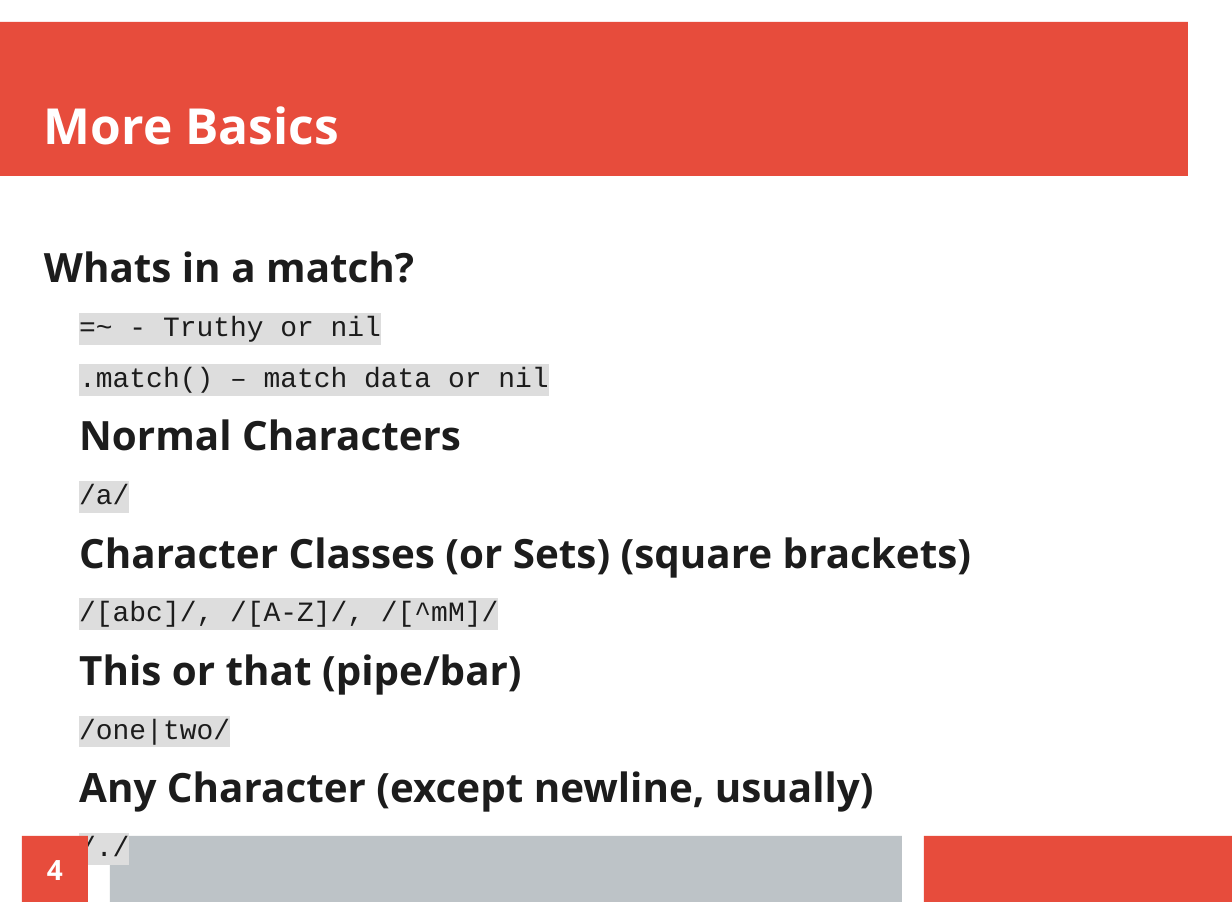
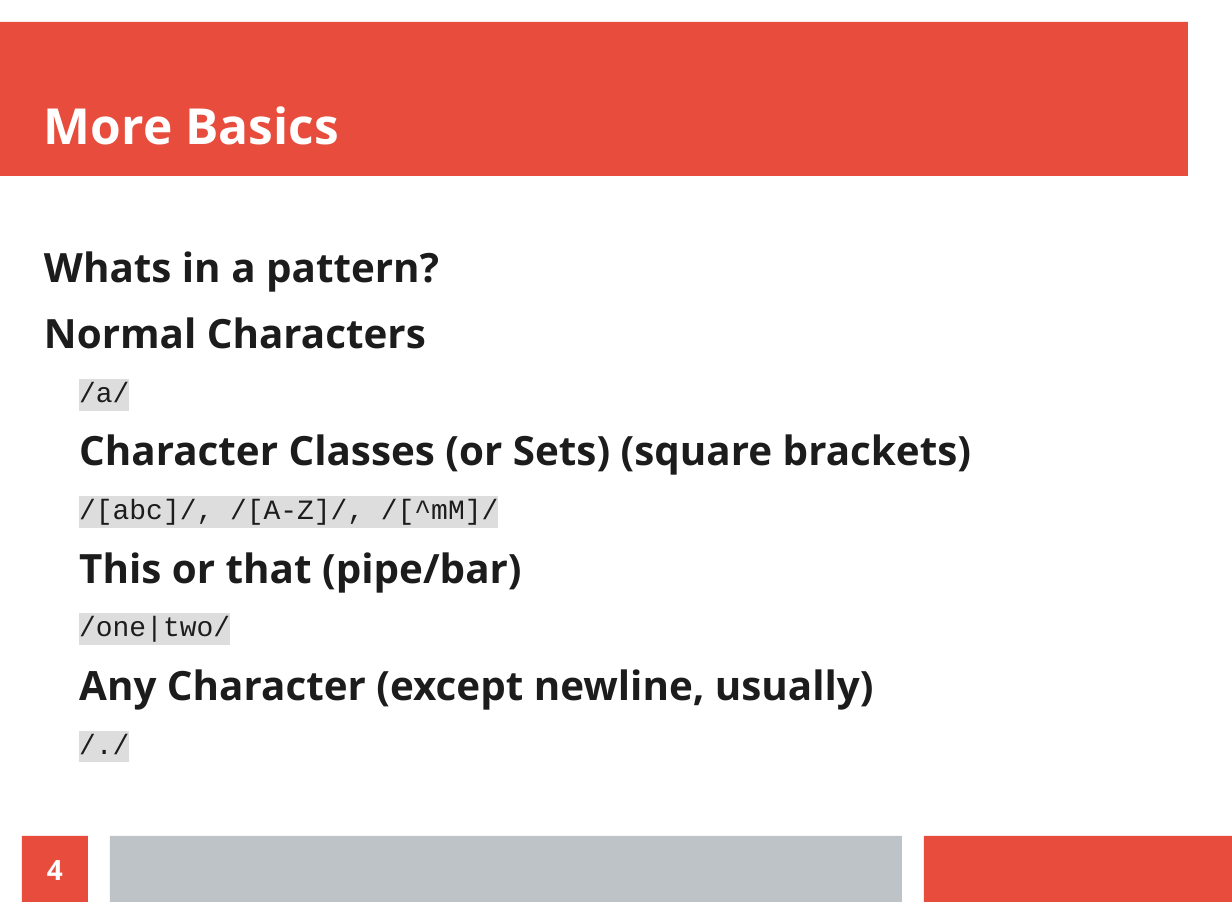
Before and after one commit to callahat/slides, a slide deck: slide 4 of 2024/crb/regexp.odp. Drawn at 1232x924 pixels with LibreOffice and Linux fonts; fonts in the diff are those of the drawing. Boxes give left, top, right and bottom in pixels: in the first picture for what was removed or moved away, otherwise in the second. Text is boxed around its words. In the diff, an @@ line names an element or a change of style, - is before the commit and + after.

```diff
--- a/2024/crb/regexp.odp
+++ b/2024/crb/regexp.odp
@@ text at bbox=[44, 251, 439, 292]: text changed; size 18 to 26 pt; font Courier New to Noto Sans; bold on @@
-Whats in a match?
-  =~ - Truthy or nil
-  .match() – match data or nil
+Whats in a pattern?
```
Also in this commit, not shown: 2 other slides changed, 1 other file.
